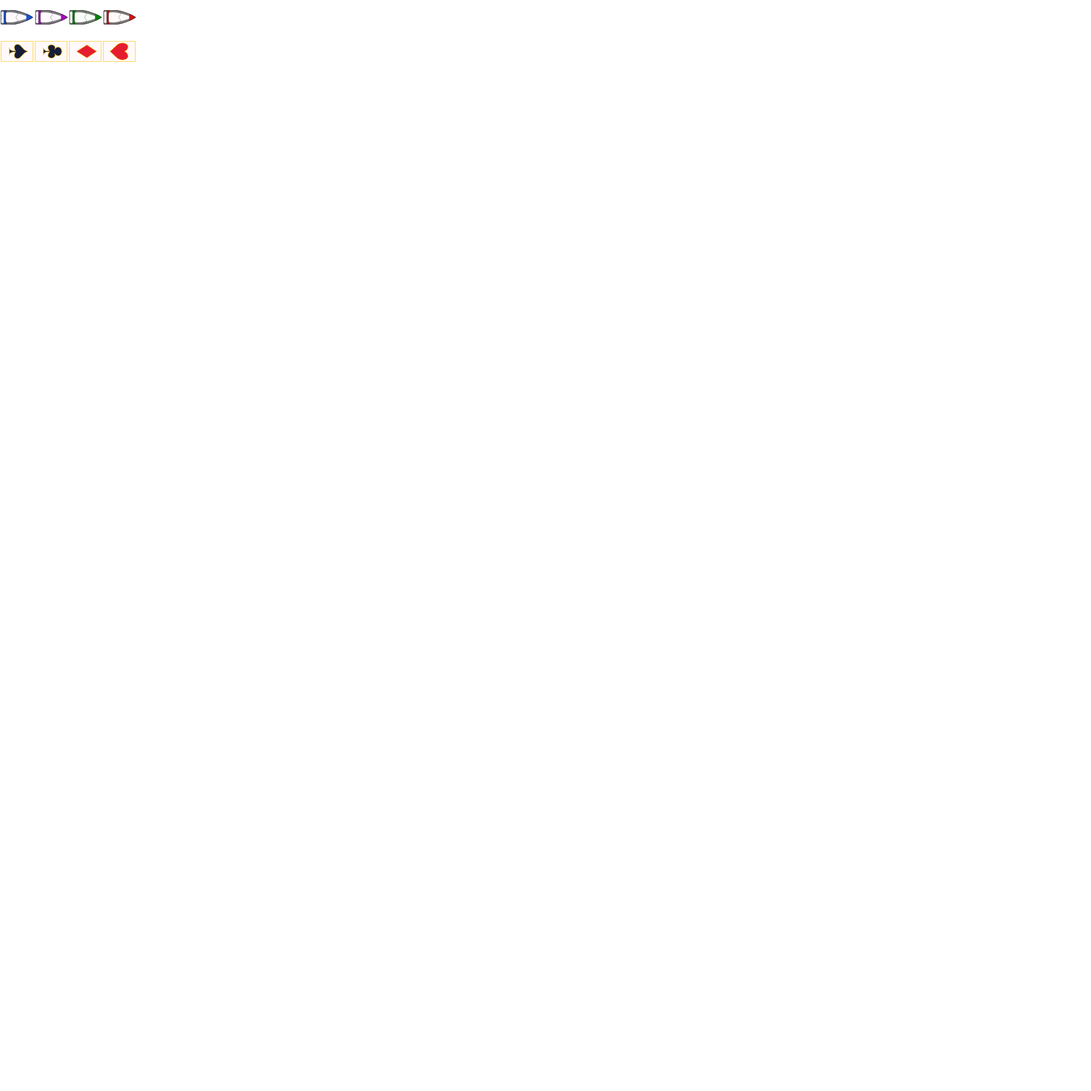
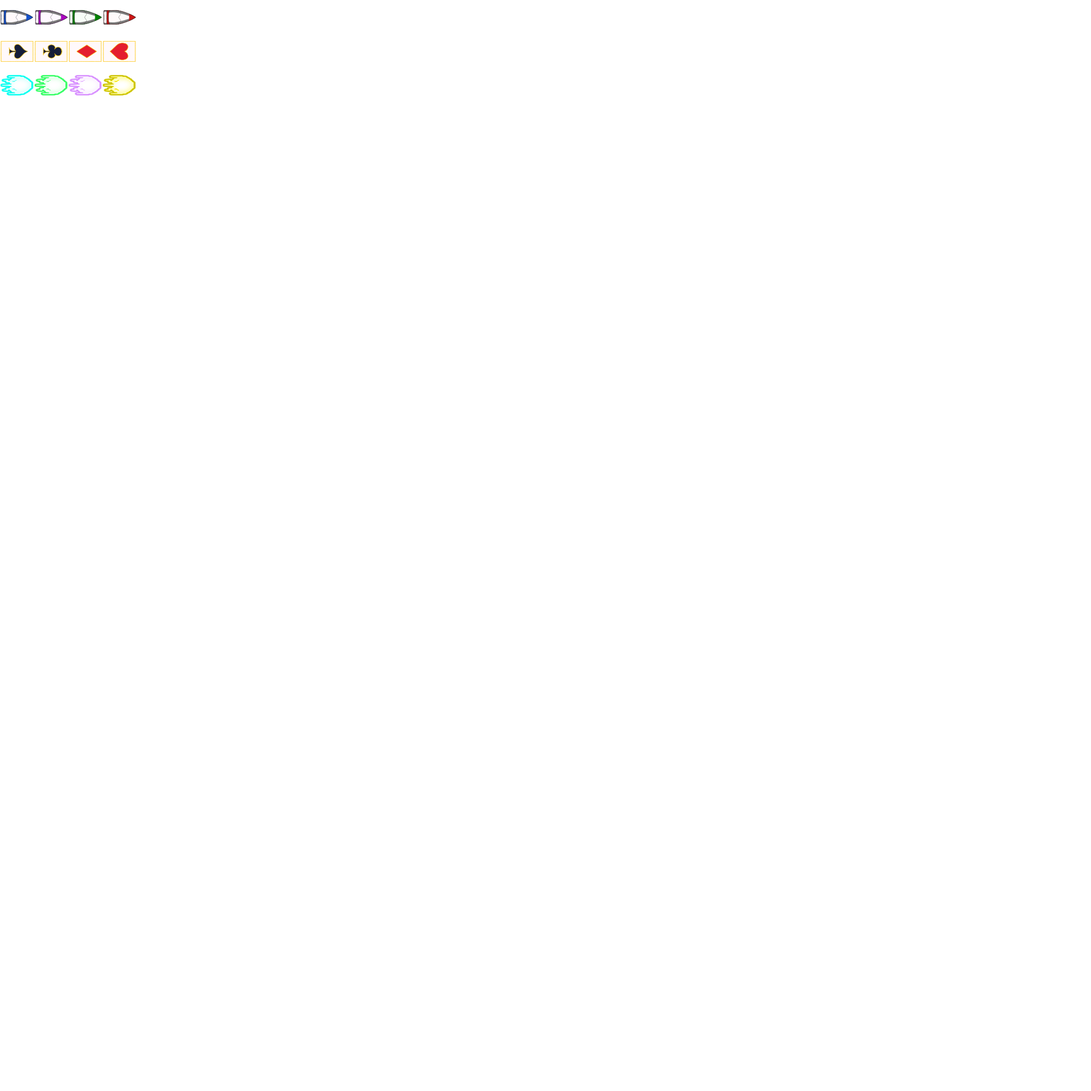
Before/after of a w=1091, h=1091 layered artwork. What changed in the layer stack:
added group "Group 1" with 4 layers above "Group 2" over [0, 74, 136, 96]
added layer "WKY" in group "Group 1" over [102, 74, 136, 96]
added layer "WKP" in group "Group 1" over [68, 74, 102, 96]
added layer "WKG" in group "Group 1" over [34, 74, 68, 96]
added layer "WKB" in group "Group 1" over [0, 74, 34, 96]
